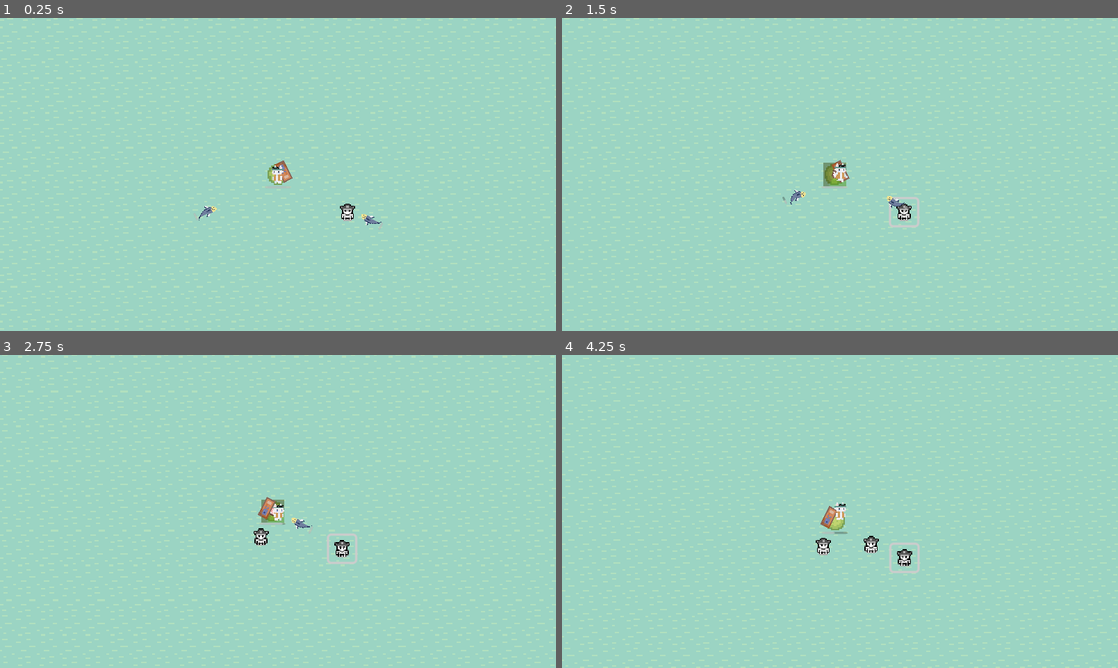
Above: before the commit, frames 1-4 (two rows, left to right).
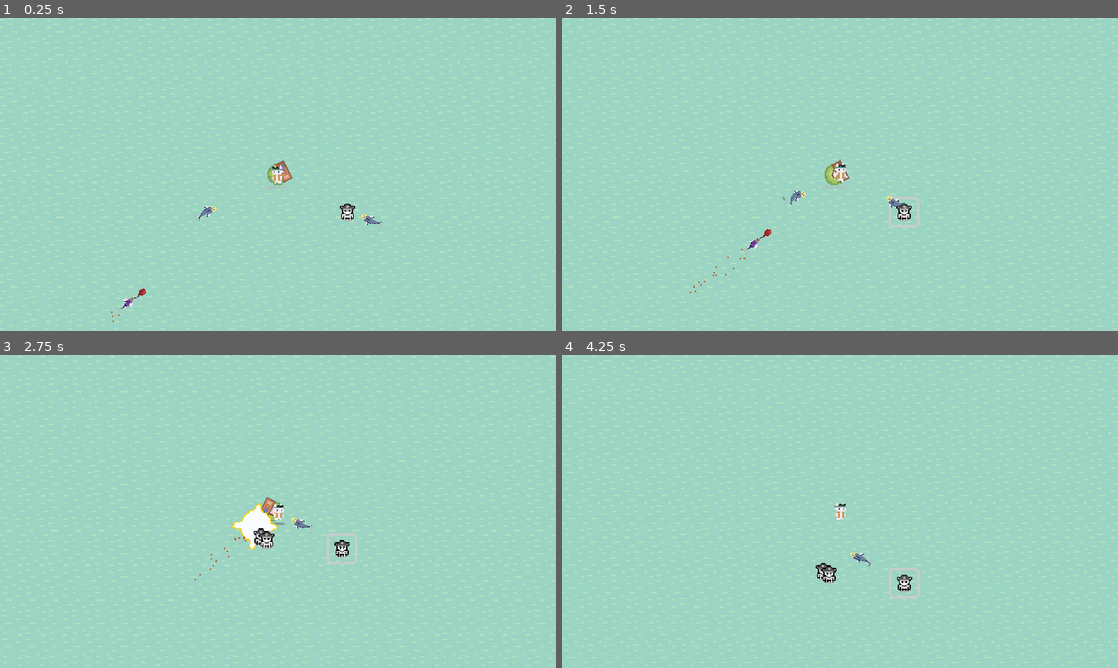
Above: after the commit, the same moments.

Repository: Kirpyu/Catsaway
Game: Godot game, scene res://GameScene/test_scene.tscn
Two runs of this game, one before a commit and one after it. Both use one fixed random seed, a clock stepped at 60 frames per second and the inputs below. The project has no main scene, so this scene is started directly. The engine's default icon, where the game draws it, is replaced by a stand-in: a white triangle on a blue panel in a dark square.
Inputs (mouse positions are in pixels of both pictures, inside the frame that each line leads up to):
- Up to frame 1 (0.25 s): no input
- Up to frame 2 (1.5 s): click (906, 212) at 0.5 s; move the mouse to (962, 158) at 1.27 s; hold D (right) from 1.28 s (still down); tap F (f) at 1.35 s
- Up to frame 3 (2.75 s): move the mouse to (166, 527) at 2.02 s; release D (right) at 2.03 s; hold S (down) from 2.03 s (still down); click (166, 527) at 2.1 s; tap F (f) at 2.3 s
- Up to frame 4 (4.25 s): move the mouse to (895, 442) at 2.77 s; release S (down) at 2.78 s; hold D (right) 2.78-3.53 s; right-click (895, 442) at 2.85 s; tap F (f) at 3.05, 3.6 s; move the mouse to (812, 574) at 3.52 s; hold W (up) from 3.53 s (still down)

The runs differ from the first frame. In frame 1, less than 0.1% of the frame differs, in the area x 20-27%, y 86-98%; in frame 2, 0.3%; in frame 3, 0.7%; in frame 4, 1.2%, in the area x 45-65%, y 48-78%.

Commit message:
introduced flying fish and paper cup fish

Diff:
--- a/catsaway/Characters/BaseCharacter/base_enemy.tscn
+++ b/catsaway/Characters/BaseCharacter/base_enemy.tscn
@@ -17,7 +17,7 @@
 
 [sub_resource type="CapsuleShape2D" id="CapsuleShape2D_ngnp2"]
 radius = 6.0
-height = 24.0
+height = 16.0
 
 [sub_resource type="RectangleShape2D" id="RectangleShape2D_b5nvk"]
 size = Vector2(23.3266, 18.9832)
@@ -68,10 +68,12 @@
 shape = SubResource("RectangleShape2D_mvpjh")
 
 [node name="HPBar" type="ProgressBar" parent="."]
-offset_left = -10.0
-offset_top = -16.0
-offset_right = 10.0
-offset_bottom = -12.0
+offset_left = -15.0
+offset_top = 6.0
+offset_right = 5.0
+offset_bottom = 10.0
+rotation = -1.5708
+scale = Vector2(0.621444, 0.580616)
 value = 50.0
 show_percentage = false
 
--- /dev/null
+++ b/catsaway/Characters/EnemyCharacters/FlyingFish/flying_fish.gd
@@ -0,0 +1,40 @@
+extends BaseEnemy
+
+@export var death_sprite : AnimatedSprite2D
+func _ready() -> void:
+	super._ready()
+	animated_sprite.play("moving")
+
+func update_hp():
+	if hp <= 0:
+		drop_upgrade()
+		create_drop()
+		speed = 0
+		animated_sprite.visible = false
+		death_sprite.visible = true
+		death_sprite.play("explode")
+
+	hp_bar.value = hp
+
+func _on_hitbox_area_entered(area: Area2D) -> void:
+	if area.owner.has_method("hit") and area.owner.is_in_group("Tile"):
+		stopped = true
+		stop_timer.start()
+		area.owner.hit(attack)
+		drop_upgrade()
+		create_drop()
+		speed = 0
+		animated_sprite.visible = false
+		death_sprite.visible = true
+		death_sprite.play("explode")
+
+
+func _on_stop_timer_timeout() -> void:
+	stopped = false
+	hitbox_collision.set_deferred("disabled", false)
+	animated_sprite.play("moving")
+
+
+func _on_animated_sprite_2d_2_animation_finished() -> void:
+	print("ran this")
+	queue_free()
--- /dev/null
+++ b/catsaway/Characters/EnemyCharacters/FlyingFish/flying_fish.tscn
@@ -0,0 +1,163 @@
+[gd_scene load_steps=20 format=3 uid="uid://dx2v3e2qdjcm2"]
+
+[ext_resource type="PackedScene" uid="uid://dq1372dbm1qi8" path="res://Characters/BaseCharacter/base_enemy.tscn" id="1_s3yr0"]
+[ext_resource type="Script" path="res://Characters/EnemyCharacters/FlyingFish/flying_fish.gd" id="2_v6iia"]
+[ext_resource type="Texture2D" uid="uid://h70d17gmfxjj" path="res://Assets/CharacterAssets/Enemy/FlyingFish/Flying Fish Movement-Sheet.png" id="3_0xyjl"]
+[ext_resource type="Texture2D" uid="uid://cpbr3innvqg2s" path="res://Assets/CharacterAssets/Enemy/FlyingFish/Explosion-Sheet.png" id="3_xkg2w"]
+
+[sub_resource type="AtlasTexture" id="AtlasTexture_vlh2c"]
+atlas = ExtResource("3_xkg2w")
+region = Rect2(0, 0, 32, 32)
+
+[sub_resource type="AtlasTexture" id="AtlasTexture_ft0t6"]
+atlas = ExtResource("3_xkg2w")
+region = Rect2(32, 0, 32, 32)
+
+[sub_resource type="AtlasTexture" id="AtlasTexture_8orgi"]
+atlas = ExtResource("3_xkg2w")
+region = Rect2(64, 0, 32, 32)
+
+[sub_resource type="AtlasTexture" id="AtlasTexture_htoyx"]
+atlas = ExtResource("3_xkg2w")
+region = Rect2(96, 0, 32, 32)
+
+[sub_resource type="AtlasTexture" id="AtlasTexture_2ph6f"]
+atlas = ExtResource("3_xkg2w")
+region = Rect2(128, 0, 32, 32)
+
+[sub_resource type="AtlasTexture" id="AtlasTexture_4jmxk"]
+atlas = ExtResource("3_xkg2w")
+region = Rect2(160, 0, 32, 32)
+
+[sub_resource type="AtlasTexture" id="AtlasTexture_q1d6v"]
+atlas = ExtResource("3_xkg2w")
+region = Rect2(192, 0, 32, 32)
+
+[sub_resource type="AtlasTexture" id="AtlasTexture_ih1xn"]
+atlas = ExtResource("3_xkg2w")
+region = Rect2(224, 0, 32, 32)
+
+[sub_resource type="AtlasTexture" id="AtlasTexture_ma727"]
+atlas = ExtResource("3_xkg2w")
+region = Rect2(256, 0, 32, 32)
+
+[sub_resource type="SpriteFrames" id="SpriteFrames_yjhy0"]
+animations = [{
+"frames": [{
+"duration": 1.0,
+"texture": SubResource("AtlasTexture_vlh2c")
+}, {
+"duration": 1.0,
+"texture": SubResource("AtlasTexture_ft0t6")
+}, {
+"duration": 1.0,
+"texture": SubResource("AtlasTexture_8orgi")
+}, {
+"duration": 1.0,
+"texture": SubResource("AtlasTexture_htoyx")
+}, {
+"duration": 1.0,
+"texture": SubResource("AtlasTexture_2ph6f")
+}, {
+"duration": 1.0,
+"texture": SubResource("AtlasTexture_4jmxk")
+}, {
+"duration": 1.0,
+"texture": SubResource("AtlasTexture_q1d6v")
+}, {
+"duration": 1.0,
+"texture": SubResource("AtlasTexture_ih1xn")
+}, {
+"duration": 1.0,
+"texture": SubResource("AtlasTexture_ma727")
+}],
+"loop": false,
+"name": &"explode",
+"speed": 12.0
+}]
+
+[sub_resource type="AtlasTexture" id="AtlasTexture_n6sau"]
+atlas = ExtResource("3_0xyjl")
+region = Rect2(0, 0, 24, 60)
+
+[sub_resource type="AtlasTexture" id="AtlasTexture_xr1r7"]
+atlas = ExtResource("3_0xyjl")
+region = Rect2(24, 0, 24, 60)
+
+[sub_resource type="AtlasTexture" id="AtlasTexture_lhgsl"]
+atlas = ExtResource("3_0xyjl")
+region = Rect2(48, 0, 24, 60)
+
+[sub_resource type="AtlasTexture" id="AtlasTexture_qnxpa"]
+atlas = ExtResource("3_0xyjl")
+region = Rect2(72, 0, 24, 60)
+
+[sub_resource type="SpriteFrames" id="SpriteFrames_tej7e"]
+animations = [{
+"frames": [{
+"duration": 1.0,
+"texture": SubResource("AtlasTexture_n6sau")
+}, {
+"duration": 1.0,
+"texture": SubResource("AtlasTexture_xr1r7")
+}, {
+"duration": 1.0,
+"texture": SubResource("AtlasTexture_lhgsl")
+}, {
+"duration": 1.0,
+"texture": SubResource("AtlasTexture_qnxpa")
+}],
+"loop": true,
+"name": &"moving",
+"speed": 12.0
+}]
+
+[node name="FlyingFish" node_paths=PackedStringArray("death_sprite") instance=ExtResource("1_s3yr0")]
+scale = Vector2(0.5, 0.5)
+script = ExtResource("2_v6iia")
+death_sprite = NodePath("AnimatedSprite2D2")
+speed = 50
+max_hp = 10
+attack = 50
+
+[node name="AnimatedSprite2D2" type="AnimatedSprite2D" parent="." index="0"]
+position = Vector2(4, -3.63798e-12)
+rotation = 1.5708
+scale = Vector2(1.75, 1.894)
+sprite_frames = SubResource("SpriteFrames_yjhy0")
+animation = &"explode"
+frame = 8
+frame_progress = 1.0
+
+[node name="AnimatedSprite2D" parent="." index="1"]
+scale = Vector2(0.75, 0.812)
+sprite_frames = SubResource("SpriteFrames_tej7e")
+animation = &"moving"
+
+[node name="CollisionBox" parent="." index="2"]
+position = Vector2(-12, 0)
+
+[node name="Hitbox" parent="." index="3"]
+position = Vector2(-20, -2)
+scale = Vector2(1.03237, 2.13363)
+
+[node name="Hurtbox" parent="." index="4"]
+position = Vector2(-10, 0)
+scale = Vector2(1.18958, 1.15925)
+
+[node name="HPBar" parent="." index="5"]
+offset_left = -28.0
+offset_right = -8.0
+
+[node name="GPUParticles2D" type="CPUParticles2D" parent="." index="7"]
+modulate = Color(0.751006, 0.334377, 0.197695, 1)
+self_modulate = Color(0.986752, 0.986752, 0.986752, 1)
+position = Vector2(-26, 0)
+amount = 16
+fixed_fps = 30
+draw_order = 1
+emission_shape = 2
+emission_sphere_radius = 9.27
+gravity = Vector2(0, 0)
+
+[connection signal="animation_finished" from="AnimatedSprite2D2" to="." method="_on_animated_sprite_2d_2_animation_finished"]
--- /dev/null
+++ b/catsaway/Characters/EnemyCharacters/PaperCupFish/paper_cup_fish.gd
@@ -0,0 +1,28 @@
+extends BaseEnemy
+
+func _ready() -> void:
+	super._ready()
+	animated_sprite.play("moving")
+
+func update_hp():
+	if hp <= 0:
+		drop_upgrade()
+		create_drop()
+		queue_free()
+
+	hp_bar.value = hp
+
+func _on_hitbox_area_entered(area: Area2D) -> void:
+	if area.owner.has_method("hit") and area.owner.is_in_group("Tile"):
+		stopped = true
+		stop_timer.start()
+		animated_sprite.play("attacking")
+		velocity = Vector2(0,0)
+		area.owner.hit(attack)
+
+		hitbox_collision.set_deferred("disabled", true)
+
+func _on_stop_timer_timeout() -> void:
+	stopped = false
+	hitbox_collision.set_deferred("disabled", false)
+	animated_sprite.play("moving")
--- /dev/null
+++ b/catsaway/Characters/EnemyCharacters/PaperCupFish/paper_cup_fish.tscn
@@ -0,0 +1,133 @@
+[gd_scene load_steps=19 format=3 uid="uid://btq3ugis3wwqa"]
+
+[ext_resource type="PackedScene" uid="uid://dq1372dbm1qi8" path="res://Characters/BaseCharacter/base_enemy.tscn" id="1_a6qke"]
+[ext_resource type="Script" path="res://Characters/EnemyCharacters/PaperCupFish/paper_cup_fish.gd" id="2_fu676"]
+[ext_resource type="Texture2D" uid="uid://de3f1yoe7mfm8" path="res://Assets/CharacterAssets/Enemy/PaperCupFish/PaperCup_Headbutt-Sheet.png" id="3_laaoh"]
+[ext_resource type="Texture2D" uid="uid://cemj5h0bwyymf" path="res://Assets/CharacterAssets/Enemy/PaperCupFish/PaperCup_Move-Sheet(1).png" id="4_wnpfs"]
+
+[sub_resource type="AtlasTexture" id="AtlasTexture_11qwi"]
+atlas = ExtResource("3_laaoh")
+region = Rect2(0, 0, 24, 38)
+
+[sub_resource type="AtlasTexture" id="AtlasTexture_7x6te"]
+atlas = ExtResource("3_laaoh")
+region = Rect2(24, 0, 24, 38)
+
+[sub_resource type="AtlasTexture" id="AtlasTexture_gm65h"]
+atlas = ExtResource("3_laaoh")
+region = Rect2(48, 0, 24, 38)
+
+[sub_resource type="AtlasTexture" id="AtlasTexture_tp4vq"]
+atlas = ExtResource("3_laaoh")
+region = Rect2(72, 0, 24, 38)
+
+[sub_resource type="AtlasTexture" id="AtlasTexture_4p5cy"]
+atlas = ExtResource("3_laaoh")
+region = Rect2(96, 0, 24, 38)
+
+[sub_resource type="AtlasTexture" id="AtlasTexture_2jreu"]
+atlas = ExtResource("4_wnpfs")
+region = Rect2(0, 0, 24, 38)
+
+[sub_resource type="AtlasTexture" id="AtlasTexture_4wikp"]
+atlas = ExtResource("4_wnpfs")
+region = Rect2(24, 0, 24, 38)
+
+[sub_resource type="AtlasTexture" id="AtlasTexture_6pcu8"]
+atlas = ExtResource("4_wnpfs")
+region = Rect2(48, 0, 24, 38)
+
+[sub_resource type="AtlasTexture" id="AtlasTexture_sn6xa"]
+atlas = ExtResource("4_wnpfs")
+region = Rect2(72, 0, 24, 38)
+
+[sub_resource type="AtlasTexture" id="AtlasTexture_jbwja"]
+atlas = ExtResource("4_wnpfs")
+region = Rect2(96, 0, 24, 38)
+
+[sub_resource type="AtlasTexture" id="AtlasTexture_fxnx1"]
+atlas = ExtResource("4_wnpfs")
+region = Rect2(120, 0, 24, 38)
+
+[sub_resource type="AtlasTexture" id="AtlasTexture_j14t0"]
+atlas = ExtResource("4_wnpfs")
+region = Rect2(144, 0, 24, 38)
+
+[sub_resource type="AtlasTexture" id="AtlasTexture_5qt7r"]
+atlas = ExtResource("4_wnpfs")
+region = Rect2(168, 0, 24, 38)
+
+[sub_resource type="SpriteFrames" id="SpriteFrames_ek7ri"]
+animations = [{
+"frames": [{
+"duration": 1.0,
+"texture": SubResource("AtlasTexture_11qwi")
+}, {
+"duration": 1.0,
+"texture": SubResource("AtlasTexture_7x6te")
+}, {
+"duration": 1.0,
+"texture": SubResource("AtlasTexture_gm65h")
+}, {
+"duration": 1.0,
+"texture": SubResource("AtlasTexture_tp4vq")
+}, {
+"duration": 1.0,
+"texture": SubResource("AtlasTexture_4p5cy")
+}],
+"loop": true,
+"name": &"attacking",
+"speed": 12.0
+}, {
+"frames": [{
+"duration": 1.0,
+"texture": SubResource("AtlasTexture_2jreu")
+}, {
+"duration": 1.0,
+"texture": SubResource("AtlasTexture_4wikp")
+}, {
+"duration": 1.0,
+"texture": SubResource("AtlasTexture_6pcu8")
+}, {
+"duration": 1.0,
+"texture": SubResource("AtlasTexture_sn6xa")
+}, {
+"duration": 1.0,
+"texture": SubResource("AtlasTexture_jbwja")
+}, {
+"duration": 1.0,
+"texture": SubResource("AtlasTexture_fxnx1")
+}, {
+"duration": 1.0,
+"texture": SubResource("AtlasTexture_j14t0")
+}, {
+"duration": 1.0,
+"texture": SubResource("AtlasTexture_5qt7r")
+}],
+"loop": true,
+"name": &"moving",
+"speed": 5.0
+}]
+
+[node name="PaperCupFish" instance=ExtResource("1_a6qke")]
+scale = Vector2(0.75, 0.75)
+script = ExtResource("2_fu676")
+max_hp = 50
+attack = 20
+
+[node name="AnimatedSprite2D" parent="." index="0"]
+sprite_frames = SubResource("SpriteFrames_ek7ri")
+animation = &"attacking"
+
+[node name="Hitbox" parent="." index="2"]
+position = Vector2(0, -1)
+scale = Vector2(0.687548, 0.608504)
+
+[node name="CollisionShape2D" parent="Hitbox" index="0"]
+position = Vector2(16.3556, 1.6434)
+
+[node name="HPBar" parent="." index="4"]
+offset_left = -22.0
+offset_top = 7.0
+offset_right = -2.0
+offset_bottom = 11.0
--- a/catsaway/Characters/EnemyCharacters/normal_fish.tscn
+++ b/catsaway/Characters/EnemyCharacters/normal_fish.tscn
@@ -170,7 +170,6 @@
 speed = 20
 
 [node name="AnimatedSprite2D" parent="." index="0"]
-scale = Vector2(0.949458, 1.02706)
 sprite_frames = SubResource("SpriteFrames_08cct")
 animation = &"death"
 
@@ -189,8 +188,6 @@
 
 [node name="HPBar" parent="." index="4"]
 offset_left = -20.0
-offset_top = 6.0
 offset_right = -9.0
-offset_bottom = 10.0
 rotation = 4.71239
 scale = Vector2(1, 0.698391)
--- a/catsaway/Contraptions/contraptions.gd
+++ b/catsaway/Contraptions/contraptions.gd
@@ -23,10 +23,8 @@
 						TileManager.Land[tile.tile_name]["Contraption"] = held_contraption
 
 #						deleting everything that j happened
-						select_layer.erase_highlight()
-						held_drop.queue_free()
-					else:
-						pass
+					select_layer.erase_highlight()
+					held_drop.queue_free()
 					return
 
 func _process(_delta: float) -> void:
--- a/catsaway/GameScene/ground_layer.gd
+++ b/catsaway/GameScene/ground_layer.gd
@@ -35,7 +35,7 @@
 
 
 	TileManager.Land[str(starting_tile)] = {
-			"Contraption" : "None",
+			"Contraption" : "YarnThrower",
 		}
 
 func _process(_delta: float) -> void:
--- a/catsaway/GameScene/test_scene.tscn
+++ b/catsaway/GameScene/test_scene.tscn
@@ -9,6 +9,7 @@
 [ext_resource type="Script" path="res://Contraptions/contraptions.gd" id="6_cq402"]
 [ext_resource type="AudioStream" uid="uid://nrvrkbqugi" path="res://Assets/SFX/OST.mp3" id="9_ejpwg"]
 [ext_resource type="PackedScene" uid="uid://biwq6dmqarhqi" path="res://Characters/EnemyCharacters/normal_fish.tscn" id="10_35tjn"]
+[ext_resource type="PackedScene" uid="uid://dx2v3e2qdjcm2" path="res://Characters/EnemyCharacters/FlyingFish/flying_fish.tscn" id="11_owmr3"]
 [ext_resource type="PackedScene" uid="uid://capdqlkjkft3u" path="res://Contraptions/DropButtons/contraption_drop.tscn" id="11_p0ty6"]
 
 [sub_resource type="TileSetAtlasSource" id="TileSetAtlasSource_dmbbl"]
@@ -608,3 +609,6 @@
 
 [node name="NormalFish" parent="." instance=ExtResource("10_35tjn")]
 position = Vector2(347, 218)
+
+[node name="FlyingFish" parent="." instance=ExtResource("11_owmr3")]
+position = Vector2(171, 277)
Binary file added: catsaway/Assets/CharacterAssets/Enemy/FlyingFish/Explosion-Sheet.png
Not shown, added: catsaway/Assets/CharacterAssets/Enemy/FlyingFish/Explosion-Sheet.png.import
Binary file added: catsaway/Assets/CharacterAssets/Enemy/FlyingFish/Flying Fish Movement-Sheet.png
Not shown, added: catsaway/Assets/CharacterAssets/Enemy/FlyingFish/Flying Fish Movement-Sheet.png.import
Binary file added: catsaway/Assets/CharacterAssets/Enemy/PaperCupFish/PaperCup_Headbutt-Sheet.png
Not shown, added: catsaway/Assets/CharacterAssets/Enemy/PaperCupFish/PaperCup_Headbutt-Sheet.png.import
Binary file added: catsaway/Assets/CharacterAssets/Enemy/PaperCupFish/PaperCup_Move-Sheet(1).png
Not shown, added: catsaway/Assets/CharacterAssets/Enemy/PaperCupFish/PaperCup_Move-Sheet(1).png.import
Not shown: 1 places in catsaway/GameScene/test_scene.tscn that only renumber resources
